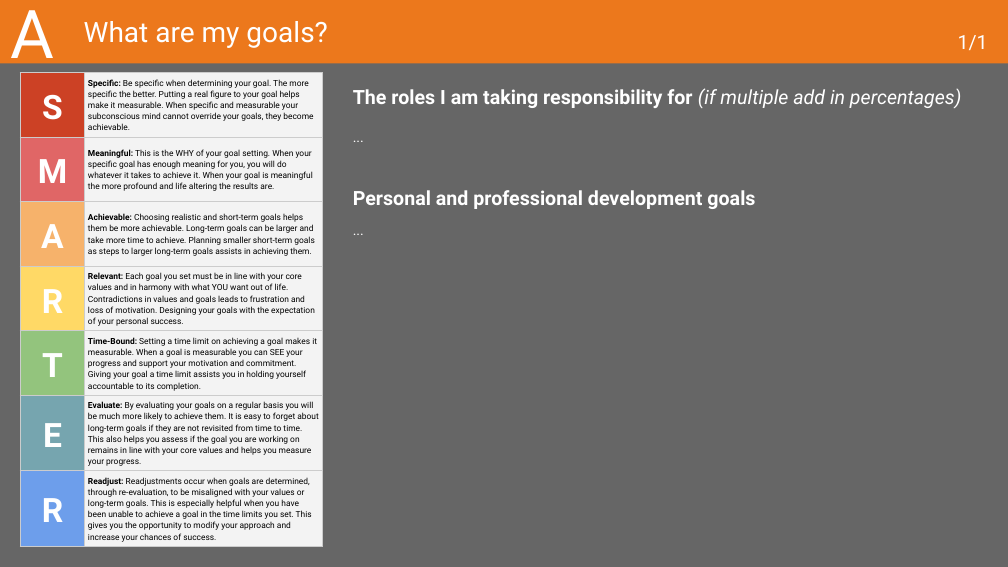
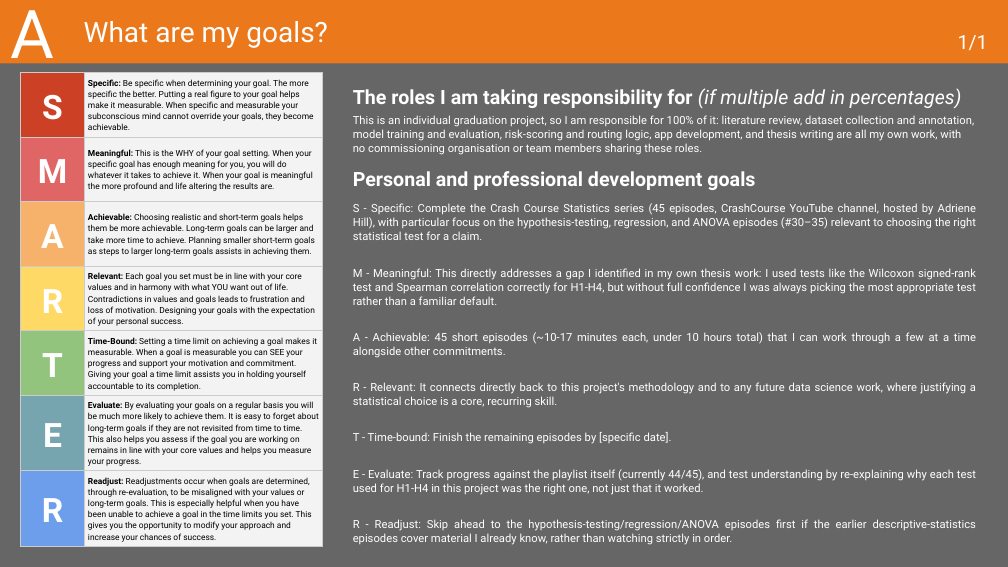
Before and after one commit to VladislavStoimenov235030/Vladislav_Stoimenov_Graduation_Project_25_26, a slide deck: slide 7 of thesis/evidencing/2026-27 Learning Log Graduation Project.pptx. Drawn at 1008x567 pixels with LibreOffice and Linux fonts; fonts in the diff are those of the drawing. Boxes give left, top, right and bottom in pixels: in the first picture for what was removed or moved away, otherwise in the second. Text is boxed around its words. In the diff, an @@ line names an element or a change of style, - is before the commit and + after.

```diff
--- a/thesis/evidencing/2026-27 Learning Log Graduation Project.pptx
+++ b/thesis/evidencing/2026-27 Learning Log Graduation Project.pptx
@@ text "This is an individual graduation ..." moved from (x1=353, y1=190, x2=755, y2=209) to (x1=353, y1=115, x2=976, y2=531) @@
@@ text at (x1=353, y1=115, x2=974, y2=155): text changed; size 10 to 8 pt @@
-...
+This is an individual graduation project, so I am responsible for 100% of it: literature review, dataset collection and annotation, model training and evaluation, risk-scoring and routing logic, app development, and thesis writing are all my own work, with no commissioning organisation or team members sharing these roles.
@@ text at (x1=353, y1=203, x2=976, y2=531): text changed; size 10 to 8 pt @@
-...
+S - Specific: Complete the Crash Course Statistics series (45 episodes, CrashCourse YouTube channel, hosted by Adriene Hill), with particular focus on the hypothesis-testing, regression, and ANOVA episodes (#30–35) relevant to choosing the right statistical test for a claim.
+M - Meaningful: This directly addresses a gap I identified in my own thesis work: I used tests like the Wilcoxon signed-rank test and Spearman correlation correctly for H1-H4, but without full confidence I was always picking the most appropriate test rather than a familiar default.
+A - Achievable: 45 short episodes (~10-17 minutes each, under 10 hours total) that I can work through a few at a time alongside other commitments.
+R - Relevant: It connects directly back to this project's methodology and to any future data science work, where justifying a statistical choice is a core, recurring skill.
+T - Time-bound: Finish the remaining episodes by [specific date].
+E - Evaluate: Track progress against the playlist itself (currently 44/45), and test understanding by re-explaining why each test used for H1-H4 in this project was the right one, not just that it worked.
+R - Readjust: Skip ahead to the hypothesis-testing/regression/ANOVA episodes first if the earlier descriptive-statistics episodes cover material I already know, rather than watching strictly in order.
```
Also in this commit, not shown: 2 other slides changed, 1 slide added, 3 other files.
